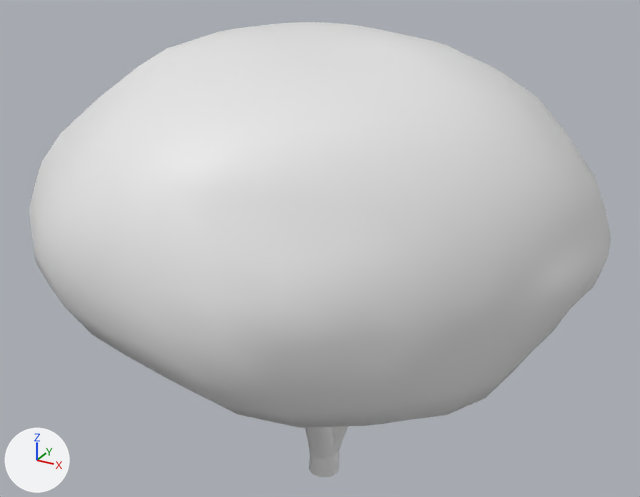
One commit to the Blender file production/3D_assets/linked_assets/objects/fluffy_tree.blend: the scene before it, then after it.
One viewpoint serves both versions: a 50 mm camera at (6.96, -12.81, 11.19) aimed at (0.09, -0.32, 4.95). Lighting does not change. The marker at lower left points along +X, +Y and +Z.

The scene before the commit, as lines of its bpy script (objects in view):
```python
ob_shrub = bpy.data.objects.new('shrub', cu_tree_001)
ob_shrub.location = (0.0, 0.0, 0.0)
ob_shrub_leaves = bpy.data.objects.new('shrub_leaves', me_sphere_009)
ob_shrub_leaves.location = (0.0, 0.0, 0.0)
```
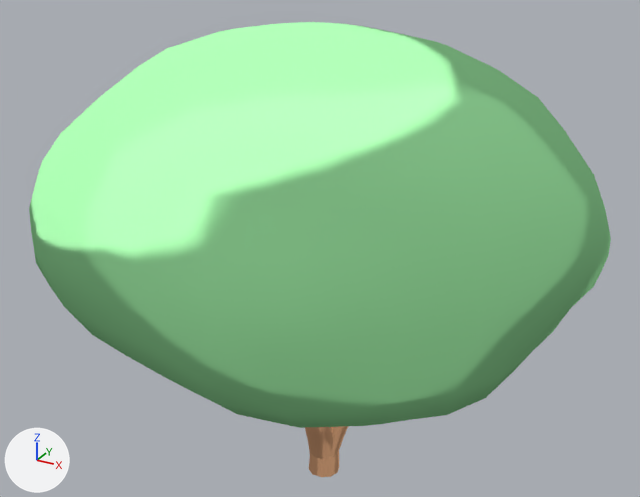
Location of each change, (x1, y1, x2, y2) in pixels of the pictures (640 x 497 px):
```json
{"object": "shrub_leaves", "change": "recoloured", "before": [29, 22, 611, 428], "after": [29, 22, 611, 428], "on screen": "white to green"}
```

Scene script edits in JSON lines:
```json
{"op": "add", "block": "mat_material", "code": ["mat_material = bpy.data.materials.new('Material')", "mat_material.use_nodes = True; mat_material.node_tree.nodes.clear()", "_N = mat_material.node_tree.nodes; _L = mat_material.node_tree.links", "n0 = _N.new('ShaderNodeOutputMaterial'); n0.name = 'Material Output'", "n1 = _N.new('ShaderNodeBsdfToon'); n1.name = 'Toon BSDF'", "n1.inputs[0].default_value = (0.8, 0.426, 0.23, 1.0)  # 'Color', beige #e7af84", "_L.new(n1.outputs[0], n0.inputs[0])  # 'BSDF' to 'Surface'"]}
{"op": "add", "block": "mat_leaf_mat", "code": ["mat_leaf_mat = bpy.data.materials.new('leaf_mat')", "mat_leaf_mat.use_nodes = True; mat_leaf_mat.node_tree.nodes.clear()", "_N = mat_leaf_mat.node_tree.nodes; _L = mat_leaf_mat.node_tree.links", "n0 = _N.new('ShaderNodeOutputMaterial'); n0.name = 'Material Output'", "n1 = _N.new('ShaderNodeBsdfToon'); n1.name = 'Toon BSDF'", "n1.inputs[0].default_value = (0.342, 0.8, 0.37, 1.0)  # 'Color', green #9ee7a4", "_L.new(n1.outputs[0], n0.inputs[0])  # 'BSDF' to 'Surface'"]}
{"block": "me_sphere_009", "where": "me_sphere_009.from_pydata(...)  # 482 vertices, 512 faces; spans x -0.81..0.86, y -0.87..0.9, z -0.78..0.96"}
{"op": "add", "block": "me_sphere_009", "code": "me_sphere_009.materials.append(mat_leaf_mat)"}
{"op": "add", "block": "cu_tree_001", "code": "cu_tree_001.materials.append(mat_material)"}
```
